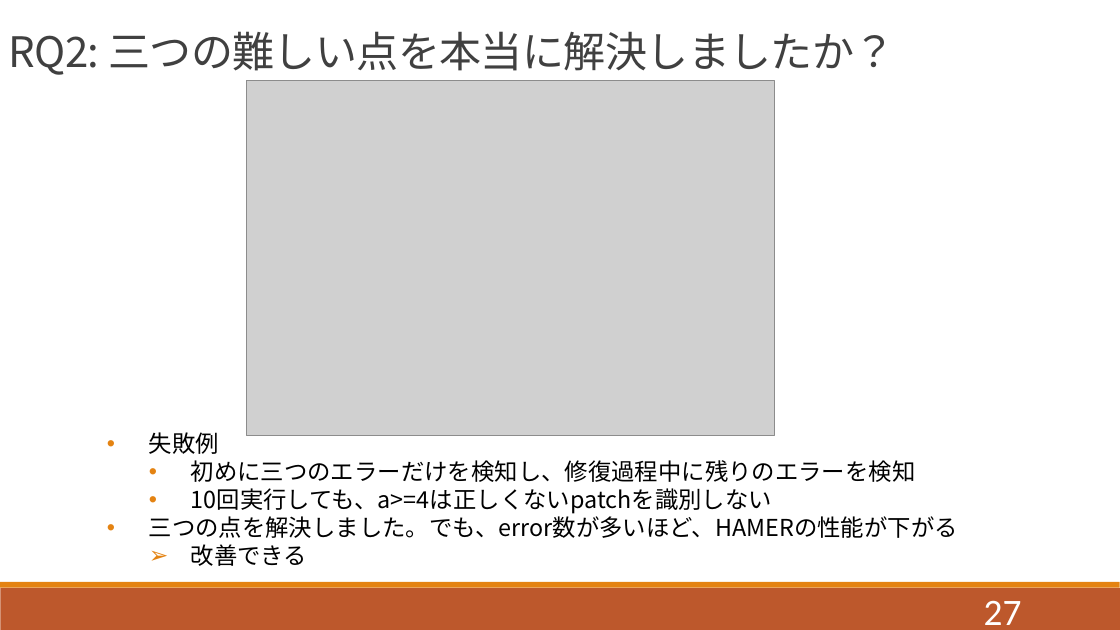
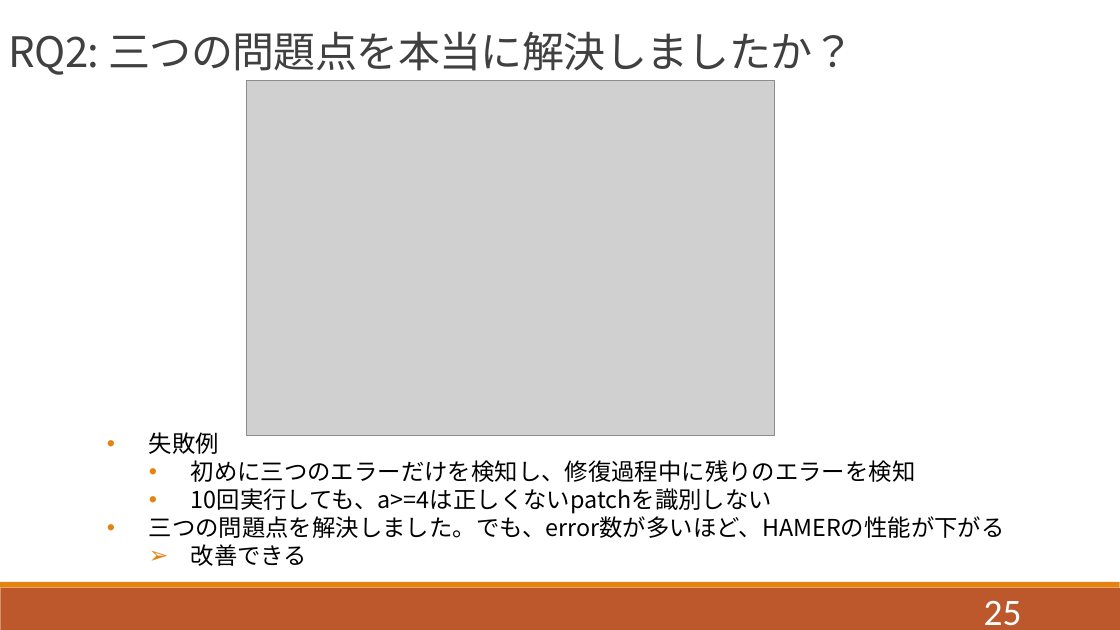
Before and after one commit to QIANZECHANG/MyResearch, a slide deck: slide 25 of 修論/修論発表.pptx (slide 27 before the commit). Drawn at 1120x630 pixels with LibreOffice and Linux fonts; fonts in the diff are those of the drawing; grey boxes stand for pictures. Boxes give left, top, right and bottom in pixels: in the first picture for what was removed or moved away, otherwise in the second. Text is boxed around its words. In the diff, an @@ line names an element or a change of style, - is before the commit and + after.

```diff
--- a/修論/修論発表.pptx
+++ b/修論/修論発表.pptx
@@ text at (x1=8, y1=31, x2=854, y2=75): text changed @@
-RQ2: 三つの難しい点を本当に解決しましたか？
+RQ2: 三つの問題点を本当に解決しましたか？
@@ text at (x1=149, y1=513, x2=1005, y2=538): text changed @@
-    • 三つの点を解決しました。でも、error数が多いほど、HAMERの性能が下がる
+    • 三つの問題点を解決しました。でも、error数が多いほど、HAMERの性能が下がる
@@ page number at (x1=984, y1=600, x2=1022, y2=626): text changed @@
-27
+25
```
Also in this commit, not shown: 20 other slides changed, 3 slides removed.
